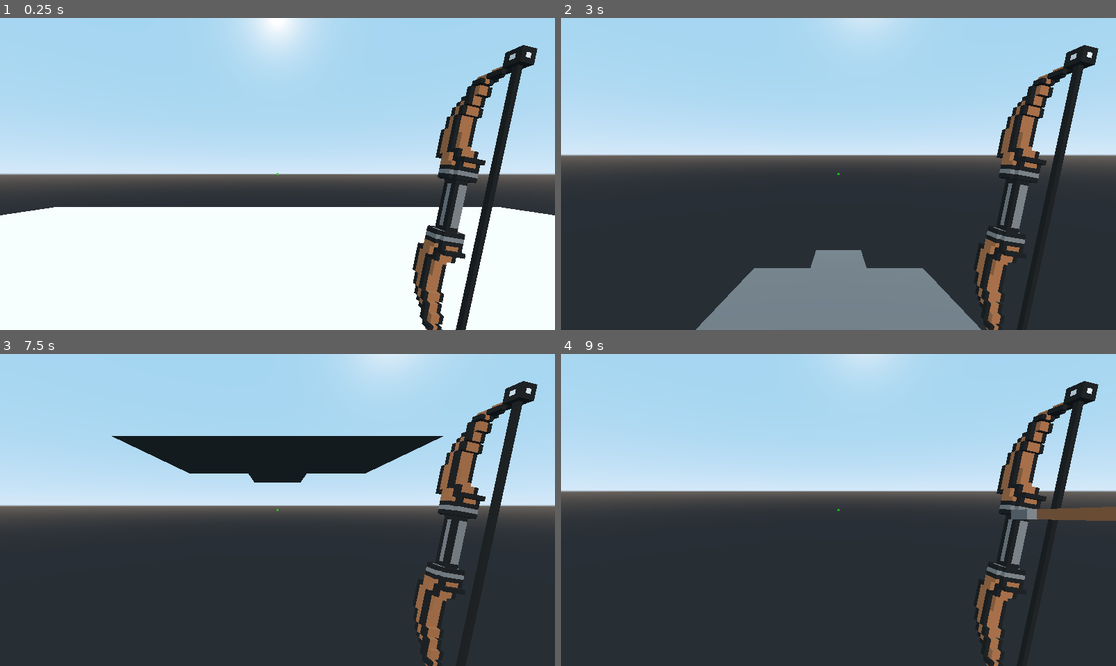
Above: before the commit, frames 1-4 (two rows, left to right).
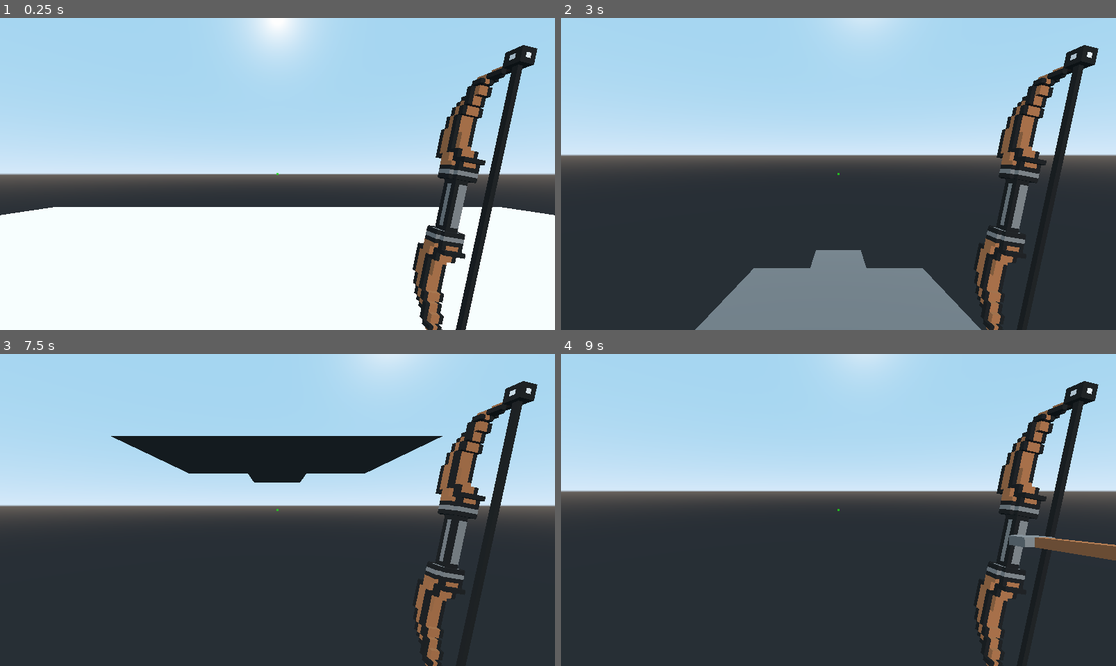
Above: after the commit, the same moments.

Repository: Wellbek/GamePhysicsSPP
Game: Godot game, scene res://Scenes/PrototypeScene.tscn
The game is run twice, just before and just after one commit, with the same random seed, the same clock (stepped at 60 frames per second) and the same inputs.
Inputs (mouse positions are in pixels of both pictures, inside the frame that each line leads up to):
- Up to frame 1 (0.25 s): no input
- Up to frame 2 (3 s): tap Enter at 0.5, 2.75 s; move the mouse to (866, 174) at 0.52 s; hold Space (jump) 0.53-1.28 s; hold W (walk_forward) from 0.53 s (still down); move the mouse to (810, 174) at 1.27 s; click (810, 174) at 1.35 s; tap Space (jump) at 1.52, 1.55, 1.82, 2 s; move the mouse to (849, 167) at 2.02 s; hold Space (jump) 2.03-2.78 s; move the mouse to (832, 180) at 2.77 s; click (832, 180) at 2.85 s
- Up to frame 3 (7.5 s): tap Space (jump) at 3.02, 3.05, 3.32, 3.5, 4.52, 4.55, 4.82, 6.02, 6.05, 6.32 s; move the mouse to (316, 513) at 3.52 s; hold Space (jump) 3.53-4.28 s; move the mouse to (233, 506) at 4.27 s; click (233, 506) at 4.35 s; tap Enter at 5 s; move the mouse to (283, 510) at 5.02 s; hold Space (jump) 5.03-5.78 s; move the mouse to (255, 503) at 5.77 s; release W (walk_forward) at 5.78 s; hold D (walk_right) 5.78-6.53 s; click (255, 503) at 5.85 s; move the mouse to (305, 510) at 6.52 s; hold Space (jump) 6.53-7.28 s; hold W (walk_forward) from 6.53 s (still down); move the mouse to (249, 510) at 7.27 s; click (249, 510) at 7.35 s
- Up to frame 4 (9 s): tap Space (jump) at 7.52, 7.55, 7.82 s; move the mouse to (849, 503) at 8.02 s; hold Space (jump) 8.03-8.78 s; move the mouse to (832, 516) at 8.77 s; release W (walk_forward) at 8.78 s; hold A (walk_left) from 8.78 s (still down); click (832, 516) at 8.85 s

The runs differ from the first frame. In frame 1, less than 0.1% of the frame differs, in the area x 0-100%, y 60-64%; in frame 2, less than 0.1%; in frame 3, less than 0.1%; in frame 4, 1.5%, in the area x 80-100%, y 32-67%.

Commit message:
Movement: Jump input buffer

Diff:
--- a/Final Game/Instances/Entities/arrow.tscn
+++ b/Final Game/Instances/Entities/arrow.tscn
@@ -37,6 +37,7 @@
 collision_mask = 512
 
 [node name="CollisionShape" type="CollisionShape" parent="RigidBody/Spatial/Area"]
+process_priority = 5
 shape = SubResource( 1 )
 
 [node name="MeshInstance" type="MeshInstance" parent="RigidBody/Spatial/Area"]
--- /dev/null
+++ b/Final Game/Instances/Player.tscn
@@ -0,0 +1,54 @@
+[gd_scene load_steps=7 format=2]
+
+[ext_resource path="res://Scripts/Player/Movement.gd" type="Script" id=1]
+[ext_resource path="res://Instances/bow.tscn" type="PackedScene" id=2]
+[ext_resource path="res://Assets/crosshair.png" type="Texture" id=4]
+
+[sub_resource type="BoxShape" id=1]
+extents = Vector3( 0.4, 0.4, 0.8 )
+
+[sub_resource type="CapsuleMesh" id=2]
+radius = 0.5
+
+[sub_resource type="SpatialMaterial" id=3]
+albedo_color = Color( 0, 0, 0, 1 )
+
+[node name="Player" type="KinematicBody"]
+transform = Transform( 1, 0, 0, 0, 1, 0, 0, 0, 1, 0, 2, 0 )
+script = ExtResource( 1 )
+
+[node name="CollisionShape" type="CollisionShape" parent="."]
+transform = Transform( 1, 0, 0, 0, -1.62921e-07, -1, 0, 1, -1.62921e-07, 0, -1.2, 0 )
+shape = SubResource( 1 )
+
+[node name="MeshInstance" type="MeshInstance" parent="."]
+transform = Transform( 1, 0, 0, 0, -1.62921e-07, 1, 0, -1, -1.62921e-07, 0, -1.00638, 0 )
+mesh = SubResource( 2 )
+material/0 = SubResource( 3 )
+
+[node name="FirstPersonCamera" type="Camera" parent="."]
+transform = Transform( 1, 0, 0, 0, 1, 0, 0, 0, 1, 0, -0.5, 0 )
+
+[node name="bow" parent="FirstPersonCamera" instance=ExtResource( 2 )]
+transform = Transform( 0.0319463, 0.176448, -0.0156666, 0.177022, -0.0312138, 0.00942047, 0.00651783, -0.0170793, -0.179069, 0.731, -0.132, -0.928 )
+
+[node name="CenterContainer" type="CenterContainer" parent="FirstPersonCamera"]
+anchor_right = 1.0
+anchor_bottom = 1.0
+size_flags_horizontal = 0
+size_flags_vertical = 0
+__meta__ = {
+"_edit_use_anchors_": false
+}
+
+[node name="Crosshair" type="TextureRect" parent="FirstPersonCamera/CenterContainer"]
+modulate = Color( 0.133333, 0.85098, 0.109804, 0.803922 )
+margin_left = 952.0
+margin_top = 532.0
+margin_right = 968.0
+margin_bottom = 548.0
+rect_pivot_offset = Vector2( 8, 8 )
+texture = ExtResource( 4 )
+__meta__ = {
+"_edit_use_anchors_": false
+}
--- a/Final Game/Scenes/PrototypeScene.tscn
+++ b/Final Game/Scenes/PrototypeScene.tscn
@@ -1,17 +1,6 @@
-[gd_scene load_steps=11 format=2]
+[gd_scene load_steps=7 format=2]
 
-[ext_resource path="res://Scripts/Player/Movement.gd" type="Script" id=1]
-[ext_resource path="res://Instances/bow.tscn" type="PackedScene" id=2]
-[ext_resource path="res://Assets/crosshair.png" type="Texture" id=3]
-
-[sub_resource type="CapsuleShape" id=1]
-radius = 0.5
-
-[sub_resource type="CapsuleMesh" id=2]
-radius = 0.5
-
-[sub_resource type="SpatialMaterial" id=3]
-albedo_color = Color( 0, 0, 0, 1 )
+[ext_resource path="res://Instances/Player.tscn" type="PackedScene" id=1]
 
 [sub_resource type="PlaneMesh" id=4]
 size = Vector2( 20, 20 )
@@ -23,50 +12,15 @@
 
 [sub_resource type="CubeMesh" id=7]
 
+[sub_resource type="SpatialMaterial" id=9]
+albedo_color = Color( 0.247059, 0.360784, 0.00392157, 1 )
+
 [node name="Spatial" type="Spatial"]
 
 [node name="DirectionalLight" type="DirectionalLight" parent="."]
 transform = Transform( 1, 0, 0, 0, 0.828256, 0.56035, 0, -0.56035, 0.828256, 0, 6.92696, 4.87195 )
 
-[node name="Player" type="KinematicBody" parent="."]
-transform = Transform( 1, 0, 0, 0, 1, 0, 0, 0, 1, 0, 2, 0 )
-script = ExtResource( 1 )
-
-[node name="CollisionShape" type="CollisionShape" parent="Player"]
-transform = Transform( 1, 0, 0, 0, -1.62921e-07, -1, 0, 1, -1.62921e-07, 0, -1.00638, 0 )
-shape = SubResource( 1 )
-
-[node name="MeshInstance" type="MeshInstance" parent="Player"]
-transform = Transform( 1, 0, 0, 0, -1.62921e-07, 1, 0, -1, -1.62921e-07, 0, -1.00638, 0 )
-mesh = SubResource( 2 )
-material/0 = SubResource( 3 )
-
-[node name="FirstPersonCamera" type="Camera" parent="Player"]
-transform = Transform( 1, 0, 0, 0, 1, 0, 0, 0, 1, 0, -0.5, 0 )
-
-[node name="bow" parent="Player/FirstPersonCamera" instance=ExtResource( 2 )]
-transform = Transform( 0.0319463, 0.176448, -0.0156666, 0.177022, -0.0312138, 0.00942047, 0.00651783, -0.0170793, -0.179069, 0.731, -0.132, -0.928 )
-
-[node name="CenterContainer" type="CenterContainer" parent="Player/FirstPersonCamera"]
-anchor_right = 1.0
-anchor_bottom = 1.0
-size_flags_horizontal = 0
-size_flags_vertical = 0
-__meta__ = {
-"_edit_use_anchors_": false
-}
-
-[node name="Crosshair" type="TextureRect" parent="Player/FirstPersonCamera/CenterContainer"]
-modulate = Color( 0.133333, 0.85098, 0.109804, 0.803922 )
-margin_left = 952.0
-margin_top = 532.0
-margin_right = 968.0
-margin_bottom = 548.0
-rect_pivot_offset = Vector2( 8, 8 )
-texture = ExtResource( 3 )
-__meta__ = {
-"_edit_use_anchors_": false
-}
+[node name="Player" parent="." instance=ExtResource( 1 )]
 
 [node name="Scene" type="Spatial" parent="."]
 transform = Transform( 1, 0, 0, 0, 1, 0, 0, 0, 1, 0, 2, 0 )
@@ -95,4 +49,4 @@
 
 [node name="MeshInstance" type="MeshInstance" parent="Scene/RigidBody"]
 mesh = SubResource( 7 )
-material/0 = null
+material/0 = SubResource( 9 )
--- a/Final Game/Scripts/Player/Movement.gd
+++ b/Final Game/Scripts/Player/Movement.gd
@@ -6,6 +6,11 @@
 export var mouse_sens = 5.0
 var clickVec = Vector2(0,0)
 var velocity = Vector3(0,0,0)
+
+var jump_timer = 0
+export var jump_buffer_time = 0.1
+var can_press_jump = true
+var jump_buffered = false
 
 func _ready():
 	Input.set_mouse_mode(Input.MOUSE_MODE_CAPTURED) #locks mouse to the center of screen
@@ -21,12 +26,17 @@
 
 func _physics_process(delta):
 
-	velocity.y += gravity
-	if Input.is_action_just_pressed("jump") && is_on_floor():
-		velocity.y = jump_strength
+	handle_jump(delta)
 
-	velocity = move_and_slide(velocity, Vector3(0,1,0))
+	handle_wasd(delta)
 
+	# limit camera rotation along x (so we can only look up/down a certain amount)
+	var myRot = get_node("FirstPersonCamera").get_rotation()
+	get_node("FirstPersonCamera").rotation.x = clamp(myRot.x, -PI/2, 1.2)
+
+
+#------------------------------ helper methods -----------------------------------
+func handle_wasd(delta):
 	var change = Vector3(0,0,0)
 	if Input.is_action_pressed("walk_left"):
 		change.x -= 1
@@ -40,6 +50,22 @@
 	change = change.normalized()
 	translate_object_local(change*delta*movement_speed)
 
-	# limit camera rotation along x (so we can only look up/down a certain amount)
-	var myRot = get_node("FirstPersonCamera").get_rotation()
-	get_node("FirstPersonCamera").rotation.x = clamp(myRot.x, -1.2, 1.2)
+func handle_jump(delta):
+
+	if jump_timer <= jump_buffer_time:
+		jump_timer += delta
+	else:
+		jump_buffered = false
+
+	if Input.is_action_pressed("jump") && !is_on_floor():
+		jump_buffered = true
+		jump_timer = 0
+
+	velocity.y += gravity
+	if (Input.is_action_just_pressed("jump") || jump_buffered) && is_on_floor():
+		velocity.y = jump_strength
+
+	#last parameter determines whether the player can move rigidbodies or view then as static bodies
+	#the third and fourth parameters are the default values but i dont know how to keep them while also changing the last lol
+	#first parameter is linear_velocity that is getting applied, second is the normal of the floor
+	velocity = move_and_slide(velocity, Vector3(0,1,0), false, 4, 0.785398, false)
